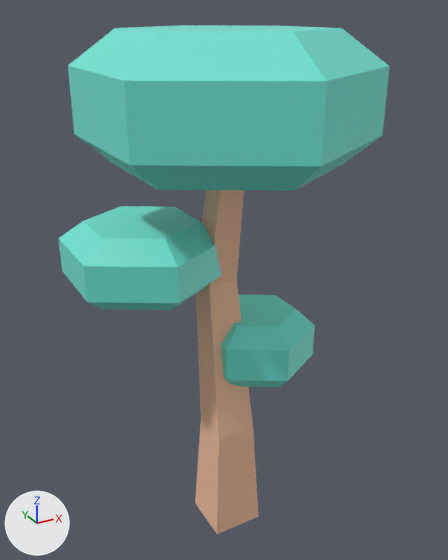
What one commit did to the glTF model assets/models/kit/nature_tree_plateau.glb.
Camera for both pictures: a camera (50 mm lens) standing at (-0.65, -1.168, 1.237) and looking at (0.003, 0.019, 0.644). Arrows for +X, +Y and +Z are at lower left; the lights stay in place. The picture after the commit comes second. Vertices at exactly the same position are counted once.

Objects in the first picture: 'nature_tree_plateau'.
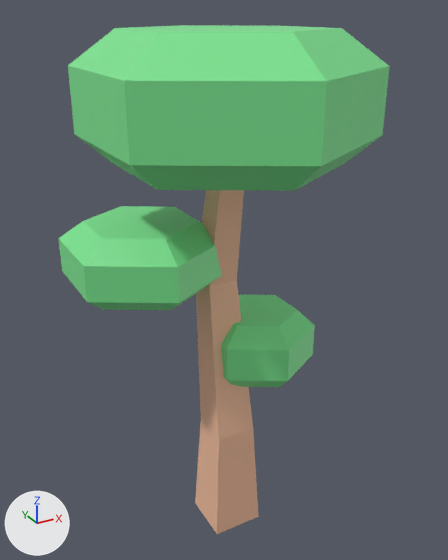
Changed parts and their boxes [x1, y1, x2, y2] in the pictures (448 x 560 px):
part 1 of me_mesh_tree_plateau, recoloured (cyan to green): [58, 25, 390, 387] in both

Diff of the bpy script that builds the scene:
```diff
--- a/assets/models/kit/nature_tree_plateau.glb.py
+++ b/assets/models/kit/nature_tree_plateau.glb.py
@@ me_mesh_tree_plateau @@
 me_mesh_tree_plateau.from_pydata(...)  # 110 vertices, 215 faces; spans x -0.328..0.284, y -0.329..0.325, z -0.05..1.199
 # used by ob_nature_tree_plateau; location = (0.0, 0.0, 0.0)
+# me_mesh_tree_plateau part 1: 160 faces centred in x -0.328..0.284, y -0.275..0.287, z 0.365..1.199 are repainted in the vertex colours; the middle colour goes from cyan #70e6d6 to green #7ce691
 me_mesh_tree_plateau.materials.append(mat_defaultmaterial)
```
